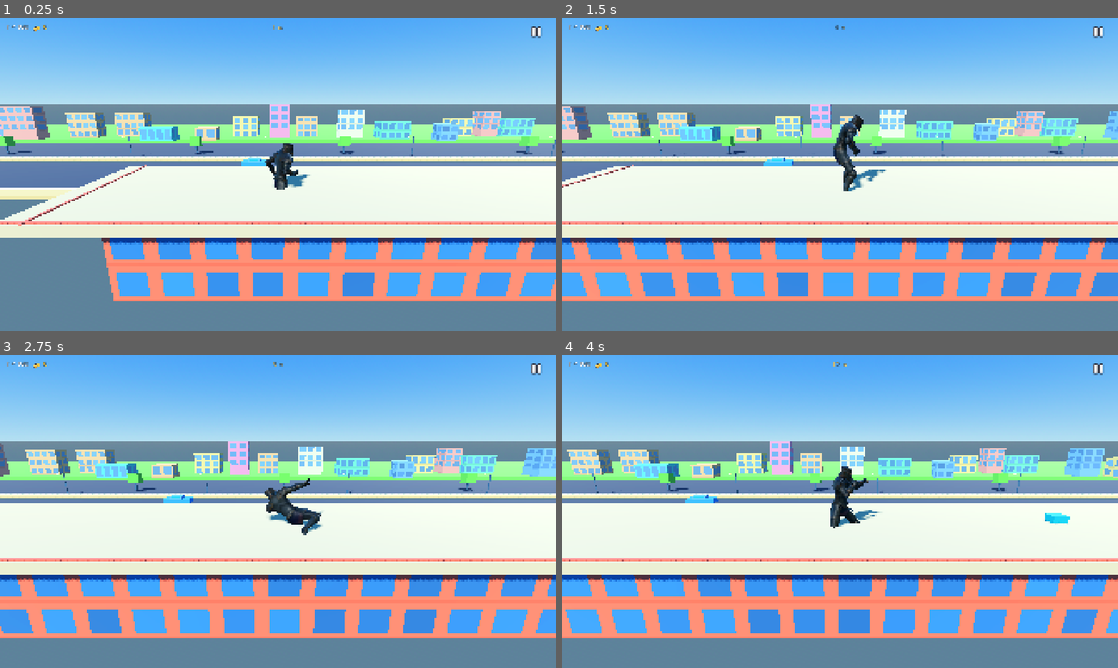
Above: before the commit, frames 1-4 (two rows, left to right).
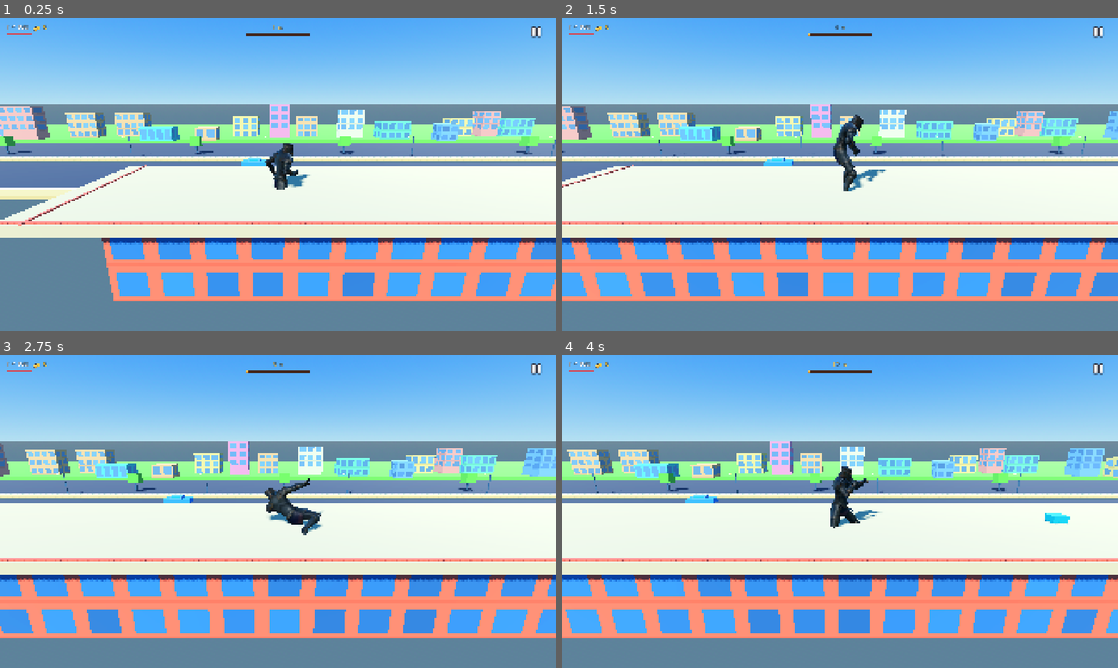
Above: after the commit, the same moments.

Repository: nnamdinwali/shadow-killer
Game: Godot game, scene res://node_3d.tscn
Two runs of this game, one before a commit and one after it. Both use one fixed random seed, a clock stepped at 60 frames per second and the inputs below.
Inputs (mouse positions are in pixels of both pictures, inside the frame that each line leads up to):
- Up to frame 1 (0.25 s): no input
- Up to frame 2 (1.5 s): tap Enter at 0.5, 0.6 s; move the mouse to (962, 158) at 0.52 s; hold W 0.53-1.25 s; click (962, 158) at 0.67 s; tap Space at 0.77, 1.07 s; drag from (728, 190) to (812, 237) at 1.27 s
- Up to frame 3 (2.75 s): move the mouse to (333, 442) at 2.02 s; hold W from 2.03 s (still down); tap X at 2.1 s
- Up to frame 4 (4 s): release W at 2.75 s; drag from (812, 574) to (673, 464) at 2.77 s; move the mouse to (1006, 558) at 3.52 s; tap J at 3.6 s; tap Space at 3.77 s

The runs differ from the first frame. In frame 1, 0.1% of the frame differs, in the area x 1-56%, y 4-6%; in frame 2, 0.1%; in frame 3, 0.1%; in frame 4, 0.1%.

Commit message:
Use Pixel UI progress bar variations

Diff:
--- a/hud.gd
+++ b/hud.gd
@@ -15,6 +15,8 @@
 var health_value: Label
 var coin_value: Label
 var distance_value: Label
+var health_bar: ProgressBar
+var distance_bar: ProgressBar
 var pause_button: Button
 var player: Node
 
@@ -65,6 +67,12 @@
 	health_value.position = Vector2(0, 0)
 	health_value.size = Vector2(100, 36)
 	status.add_child(health_value)
+	health_bar = ProgressBar.new()
+	health_bar.theme_type_variation = "RedBar"
+	health_bar.show_percentage = false
+	health_bar.position = Vector2(0, 28)
+	health_bar.size = Vector2(84, 10)
+	status.add_child(health_bar)
 
 	coin_value = _label("● 16", 19, Color(1.0, 0.8, 0.25))
 	coin_value.position = Vector2(105, 0)
@@ -87,6 +95,17 @@
 	distance_value.size.y = 34
 	distance_value.horizontal_alignment = HORIZONTAL_ALIGNMENT_CENTER
 	root.add_child(distance_value)
+
+	distance_bar = ProgressBar.new()
+	distance_bar.theme_type_variation = "GoldBar"
+	distance_bar.show_percentage = false
+	distance_bar.anchor_left = 0.5
+	distance_bar.anchor_right = 0.5
+	distance_bar.offset_left = -110
+	distance_bar.offset_right = 110
+	distance_bar.position.y = 52
+	distance_bar.size.y = 10
+	root.add_child(distance_bar)
 
 	pause_button = Button.new()
 	pause_button.text = "Ⅱ"
@@ -153,7 +172,11 @@
 func _refresh_hud() -> void:
 	if health_value:
 		health_value.text = "HP %d" % roundi(health)
+		health_bar.max_value = max_health
+		health_bar.value = health
 		coin_value.text = "● %d" % coins
+		distance_bar.max_value = distance_goal
+		distance_bar.value = distance_m
 		distance_value.text = "%d m" % roundi(distance_m)
 
 func _toggle_pause() -> void:
